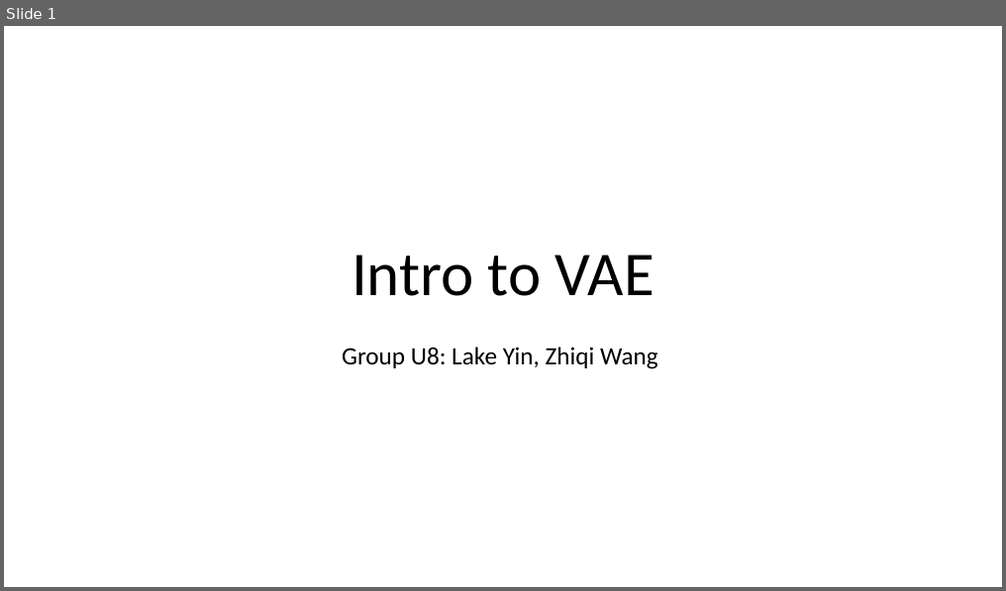
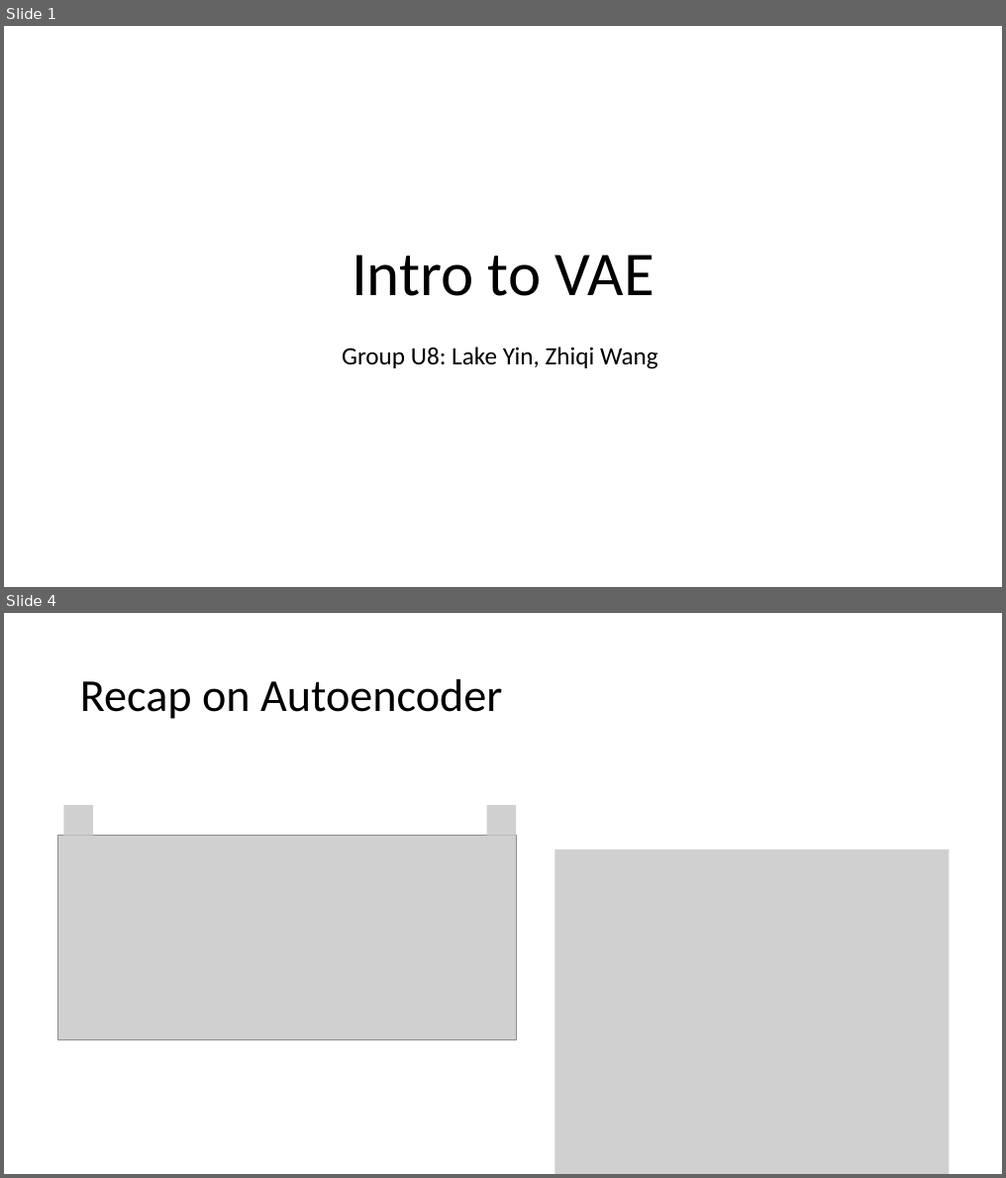
Before and after one commit to ZhiqiEliWang/csci4968-VAE-project, a slide deck: Lecture Note/lecture-slides.pptx. Shown one above the other, each under a label of ours: slide 1 before the commit, slides 1 and 4 after it; the slides between them are not shown. The pictures are 1006x591 and 1006x1178 pixels, drawn with LibreOffice and Linux fonts; fonts in the diff are those of the drawing; grey boxes stand for pictures. Boxes give left, top, right and bottom in pixels: in the first picture for what was removed or moved away, otherwise in the second. Text is boxed around its words. In the diff, an @@ line names an element or a change of style, - is before the commit and + after.

```diff
--- a/Lecture Note/lecture-slides.pptx
+++ b/Lecture Note/lecture-slides.pptx
@@ slide 4 added at (4,613,1002,1174), background #FFFFFF @@
@@ title added at (80,679,502,719), 44 pt, text #000000 @@
+Recap on Autoencoder
@@ picture added at (63,805,93,836) @@
@@ picture added at (487,805,516,836) @@
@@ picture added at (57,836,517,1040) @@
@@ picture added at (555,850,948,1174) @@
@@ picture added at (272,863,301,894) @@
@@ picture added at (106,923,276,953) @@
@@ picture added at (325,924,484,954) @@
```
Also in this commit, not shown: 1 slide changed, 4 other slides added, 1 slide removed, 2 other files.
